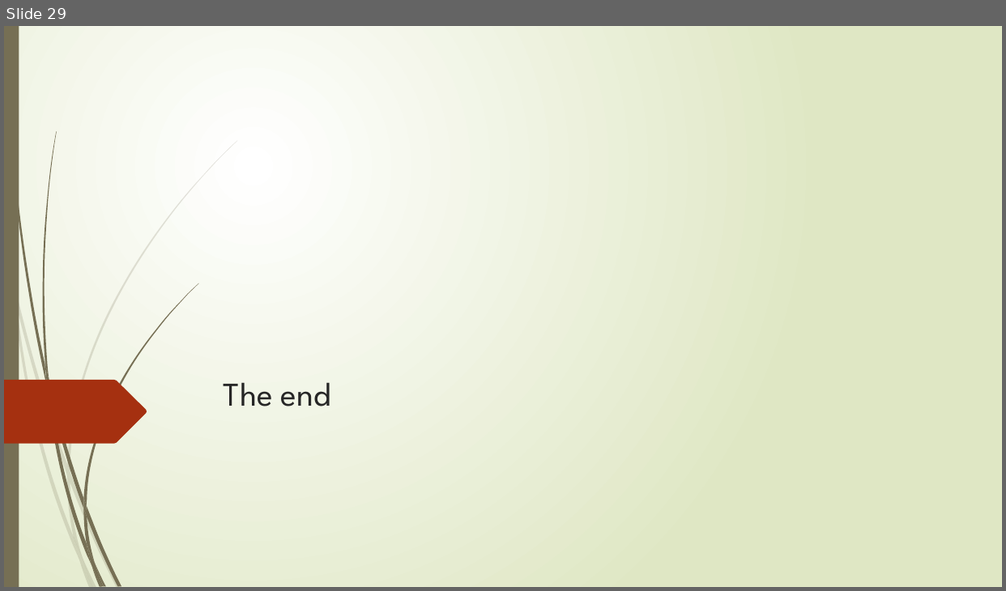
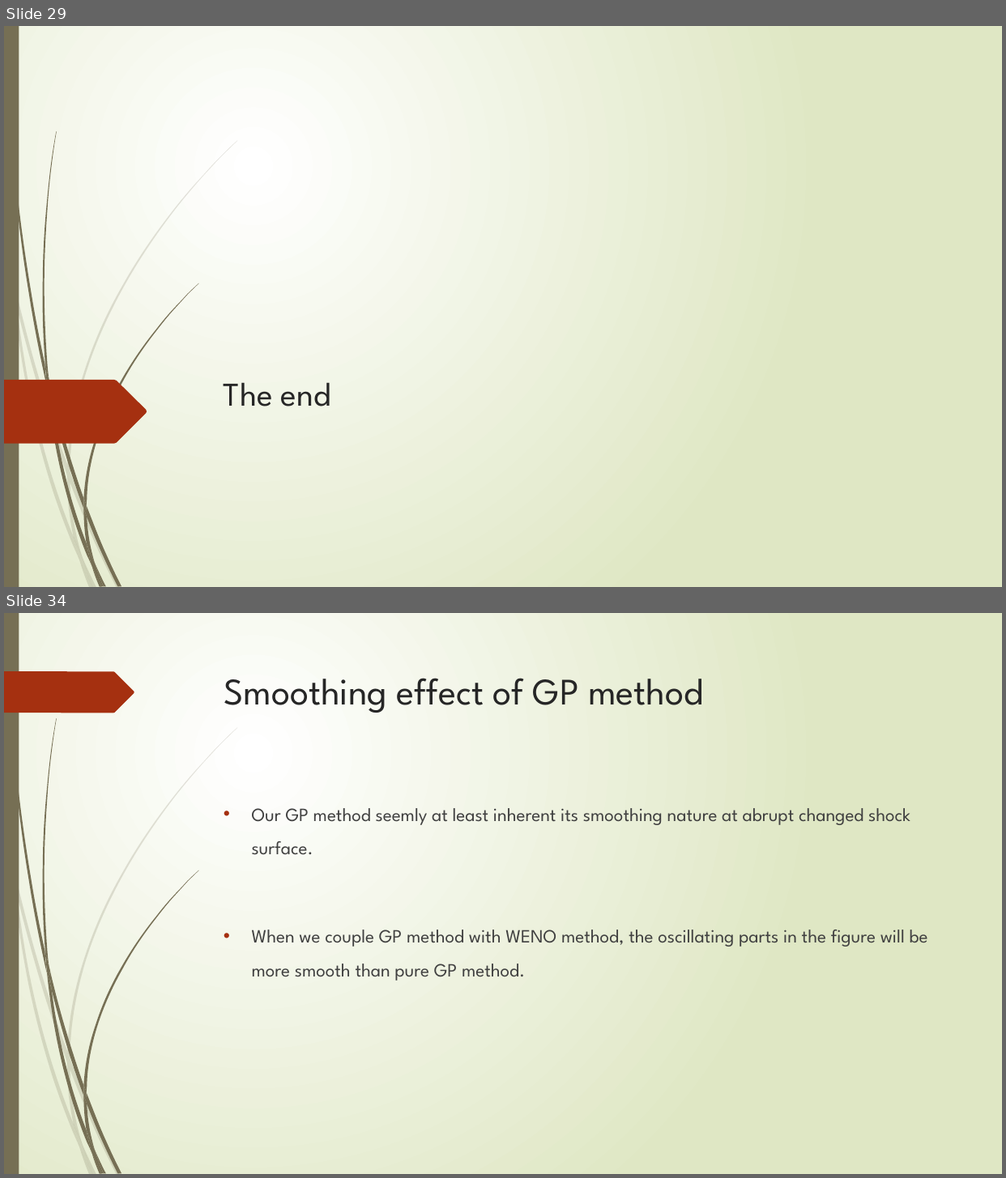
Before and after one commit to TsunSungKuo/ComputAstroPhys_GroupReport, a slide deck: ca_team_project.pptx. Shown one above the other, each under a label of ours: slide 29 before the commit, slides 29 and 34 after it; the slides between them are not shown. The pictures are 1006x591 and 1006x1178 pixels, drawn with LibreOffice and Linux fonts; fonts in the diff are those of the drawing. Boxes give left, top, right and bottom in pixels: in the first picture for what was removed or moved away, otherwise in the second. Text is boxed around its words. In the diff, an @@ line names an element or a change of style, - is before the commit and + after.

```diff
--- a/ca_team_project.pptx
+++ b/ca_team_project.pptx
@@ slide 34 added at bbox=[4, 613, 1002, 1174], background gradient #FFFFFF to #DFE8C4; not listed: 23 template elements that a slide beside it also shows @@
@@ freeform shape added at bbox=[4, 671, 134, 713], fill #A53010 @@
@@ title added at bbox=[224, 678, 703, 713], 36 pt, text #262626 @@
+Smoothing effect of GP method
@@ text added at bbox=[252, 808, 928, 981], 18 pt, text #404040 @@
+• Our GP method seemly at least inherent its smoothing nature at abrupt changed shock surface.
+• When we couple GP method with WENO method, the oscillating parts in the figure will be more smooth than pure GP method.
```
Also in this commit, not shown: 1 slide changed, 4 other slides added, 1 slide removed.
